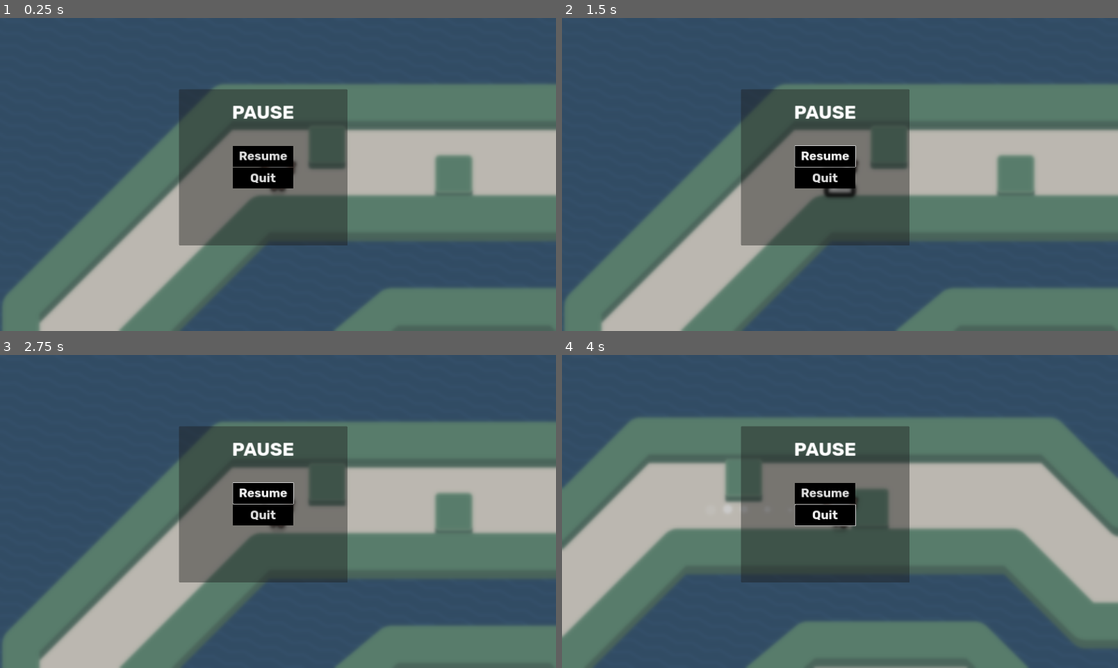
Above: before the commit, frames 1-4 (two rows, left to right).
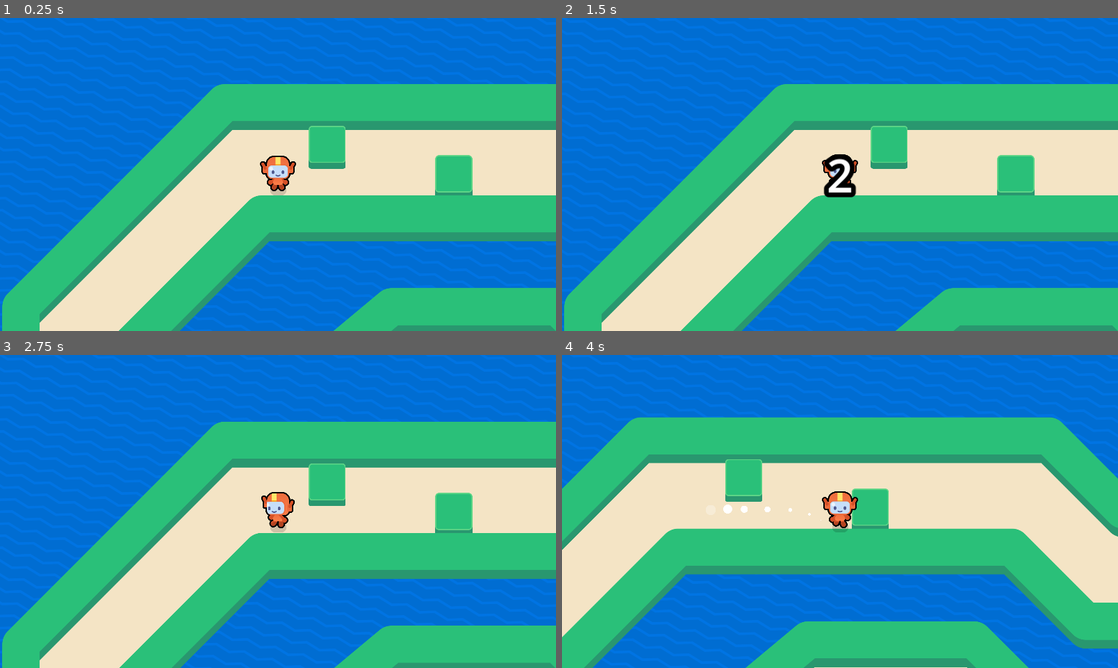
Above: after the commit, the same moments.

Repository: keliang5/2d-GameDev-Course
Game: Godot game, scene res://game.tscn
The game is run twice, just before and just after one commit, with the same random seed, the same clock (stepped at 60 frames per second) and the same inputs.
Inputs (mouse positions are in pixels of both pictures, inside the frame that each line leads up to):
- Up to frame 1 (0.25 s): no input
- Up to frame 2 (1.5 s): click (823, 155) at 0.5 s, where only the run before the commit has a clickable "Resume"; tap Enter at 1.25 s; move the mouse to (962, 158) at 1.27 s; hold Right (move_right) from 1.28 s (still down); tap Z at 1.35 s; click (962, 158) at 1.42 s
- Up to frame 3 (2.75 s): tap Space at 1.52, 2.27 s; move the mouse to (166, 527) at 2.02 s; release Right (move_right) at 2.03 s; hold W (move_down) from 2.03 s (still down); tap Z at 2.1 s
- Up to frame 4 (4 s): move the mouse to (895, 442) at 2.77 s; release W (move_down) at 2.78 s; hold Right (move_right) 2.78-3.53 s; tap Z at 2.85, 3.6 s; move the mouse to (812, 574) at 3.52 s; hold Down (move_up) from 3.53 s (still down); click (812, 574) at 3.67 s; tap Space at 3.77 s

The runs differ from the first frame. In frame 1, 100% of the frame differs, in the area x 0-100%, y 0-100%; in frame 2, 100%; in frame 3, 100%; in frame 4, 100%.

Commit message:
L11 Complete

Diff:
--- a/M09.top_down_movement_workbook/game.tscn
+++ b/M09.top_down_movement_workbook/game.tscn
@@ -15,17 +15,20 @@
 script = ExtResource("1_kfpqf")
 
 [node name="CircuitBG" type="Sprite2D" parent="."]
+process_mode = 1
 z_index = -250
 position = Vector2(1918, 1336)
 texture = ExtResource("3_4a5dd")
 
 [node name="FinishLine" parent="." instance=ExtResource("5_7iju6")]
 unique_name_in_owner = true
+process_mode = 1
 position = Vector2(574, 1136)
 area_width = 256
 
 [node name="Runner" parent="." instance=ExtResource("1_wh7ow")]
 unique_name_in_owner = true
+process_mode = 1
 z_index = 1
 y_sort_enabled = true
 position = Vector2(1270, 560)
@@ -43,12 +46,14 @@
 position = Vector2(2830, 645)
 
 [node name="Circuit" parent="." instance=ExtResource("4_f2oox")]
+process_mode = 1
 position = Vector2(1918, 1336)
 
 [node name="CanvasLayer" type="CanvasLayer" parent="."]
 
 [node name="CountDown" type="Label" parent="CanvasLayer"]
 unique_name_in_owner = true
+process_mode = 1
 anchors_preset = 8
 anchor_left = 0.5
 anchor_top = 0.5
@@ -68,4 +73,5 @@
 script = ExtResource("8_fia6v")
 
 [node name="PauseScreen" parent="CanvasLayer" instance=ExtResource("9_atxlh")]
-menu_opened_amount = 1.0
+process_mode = 3
+visible = false
--- a/M09.top_down_movement_workbook/lessons/pause_screen.tscn
+++ b/M09.top_down_movement_workbook/lessons/pause_screen.tscn
@@ -6,12 +6,13 @@
 
 [sub_resource type="ShaderMaterial" id="ShaderMaterial_70pou"]
 shader = ExtResource("2_f4n3f")
-shader_parameter/blur_amount = 1.5
+shader_parameter/blur_amount = 0.0
 shader_parameter/tint = null
-shader_parameter/tint_strength = 0.2
-shader_parameter/saturation = 0.3
+shader_parameter/tint_strength = 0.0
+shader_parameter/saturation = 1.0
 
 [node name="PauseScreen" type="Control"]
+process_mode = 1
 layout_mode = 3
 anchors_preset = 15
 anchor_right = 1.0
@@ -63,11 +64,13 @@
 layout_mode = 2
 
 [node name="ResumeButton" type="Button" parent="UIPanelContainer/CenterContainer/VBoxContainer"]
+unique_name_in_owner = true
 layout_mode = 2
 text = "Resume
 "
 
 [node name="QuitButton" type="Button" parent="UIPanelContainer/CenterContainer/VBoxContainer"]
+unique_name_in_owner = true
 layout_mode = 2
 text = "Quit
 "
--- a/M09.top_down_movement_workbook/pause_screen.gd
+++ b/M09.top_down_movement_workbook/pause_screen.gd
@@ -1,8 +1,11 @@
 @tool
 extends Control
 
+var _is_currently_opening:= false
 @onready var _blur_color_rect: ColorRect = %BlurColorRect
 @onready var _ui_panel_container: PanelContainer = %UIPanelContainer
+@onready var _resume_button: Button = %ResumeButton
+@onready var _quit_button: Button = %QuitButton
 
 @export_range(0, 1.0) var menu_opened_amount := 0.0:
 	set =  set_menu_opened_amount
@@ -10,6 +13,20 @@
 @export_range(0.1, 10.0, 0.01, "or_greater") var animation_duration:= 2.3
 
 var _tween: Tween
+
+func _ready() -> void:
+	if Engine.is_editor_hint():
+		return
+
+	menu_opened_amount = 0.0
+
+	_resume_button.pressed.connect(toggle)
+	_quit_button.pressed.connect(get_tree().quit)
+
+func _input(event: InputEvent) -> void:
+	if event.is_action_pressed("ui_cancel"):
+		toggle()
+
 
 func set_menu_opened_amount(amount: float) -> void:
 	menu_opened_amount = amount
@@ -20,3 +37,23 @@
 	_blur_color_rect.material.set_shader_parameter("saturation", lerp(1.0, 0.3, amount))
 	_blur_color_rect.material.set_shader_parameter("tint_strength", lerp(0.0, 0.2, amount))
 	_ui_panel_container.modulate.a = amount
+
+	if not Engine.is_editor_hint():
+		get_tree().paused = amount > 0.3
+
+func toggle() -> void:
+	_is_currently_opening = not _is_currently_opening
+	var duration = animation_duration
+
+	if _tween !=null:
+		if not _is_currently_opening:
+			duration = _tween.get_total_elapsed_time()
+		_tween.kill()
+
+	_tween = create_tween()
+	_tween.set_ease(Tween.EASE_OUT)
+	_tween.set_trans(Tween.TRANS_QUART)
+
+	var target_amount := 1.0 if _is_currently_opening else 0.0
+	print(target_amount)
+	_tween.tween_property(self, "menu_opened_amount", target_amount, duration)
